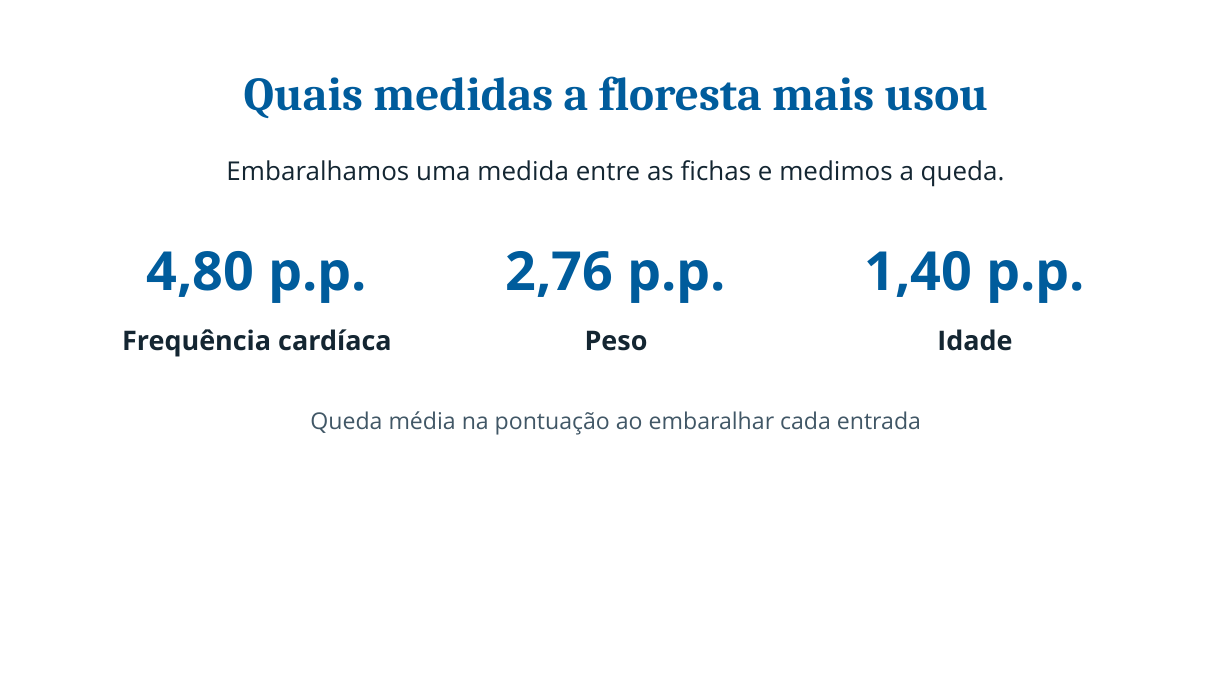
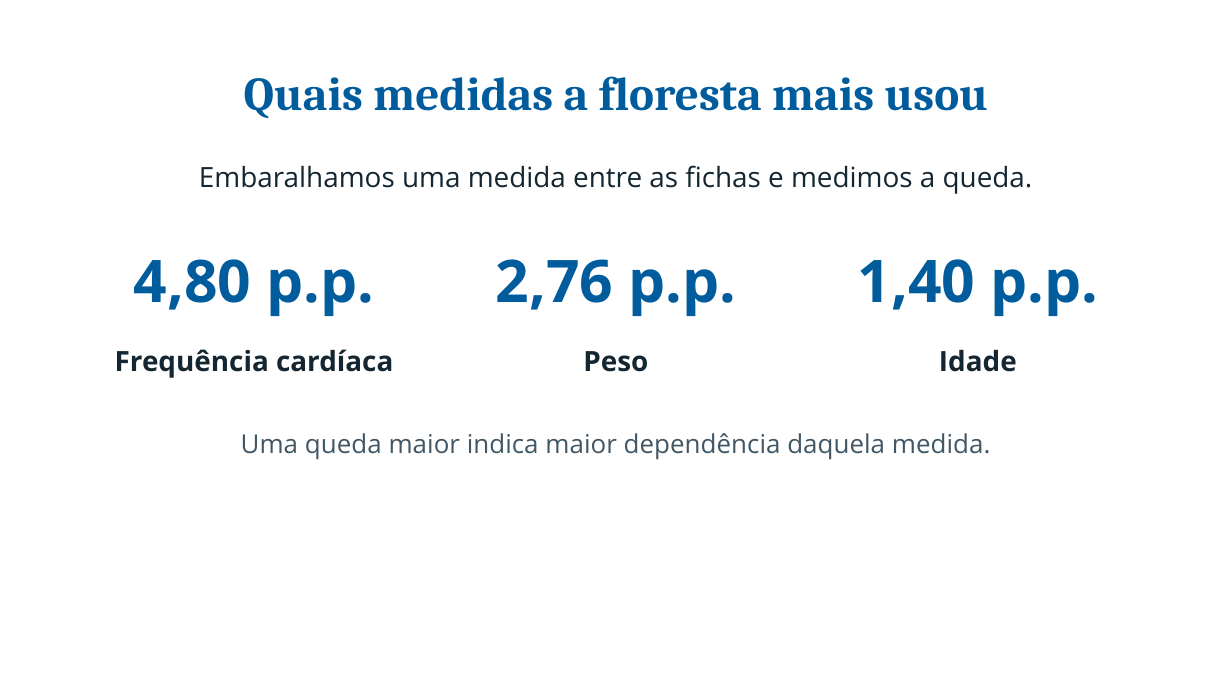
Before and after one commit to pedroafm06/Data-Mining, a slide deck: slide 13 of presentation/a2_inf/output/Apresentacao_A2_INF.pptx (slide 12 before the commit). Drawn at 1232x693 pixels with LibreOffice and Linux fonts; fonts in the diff are those of the drawing; background and template pictures are left out. Boxes give left, top, right and bottom in pixels: in the first picture for what was removed or moved away, otherwise in the second. Text is boxed around its words. In the diff, an @@ line names an element or a change of style, - is before the commit and + after.

```diff
--- a/presentation/a2_inf/output/Apresentacao_A2_INF.pptx
+++ b/presentation/a2_inf/output/Apresentacao_A2_INF.pptx
@@ text "Embaralhamos uma medida entre as ..." at box(199, 165, 1033, 194): size 20.2 to 21.8 pt @@
@@ size 42 to 45.8 pt in 3 elements at box(496, 259, 736, 316), box(858, 259, 1098, 316), box(134, 259, 375, 316) @@
@@ text "4,80 p.p.": place and size @@
-text "4,80 p.p." at box(147, 251, 367, 303)
+text "4,80 p.p." at box(134, 259, 375, 316)
@@ text "2,76 p.p.": place and size @@
-text "2,76 p.p." at box(506, 251, 726, 303)
+text "2,76 p.p." at box(496, 259, 736, 316)
@@ text "1,40 p.p.": place and size @@
-text "1,40 p.p." at box(865, 251, 1085, 303)
+text "1,40 p.p." at box(858, 259, 1098, 316)
@@ size 21 to 21.8 pt in 3 elements at box(583, 351, 648, 372), box(939, 349, 1017, 372), box(115, 349, 393, 378) @@
@@ text "Frequência cardíaca": place and size @@
-text "Frequência cardíaca" at box(122, 329, 391, 357)
+text "Frequência cardíaca" at box(115, 349, 393, 378)
@@ text "Peso": place and size @@
-text "Peso" at box(585, 330, 648, 351)
+text "Peso" at box(583, 351, 648, 372)
@@ text "Idade": place and size @@
-text "Idade" at box(937, 329, 1012, 351)
+text "Idade" at box(939, 349, 1017, 372)
@@ text at box(241, 433, 991, 460): text changed; size 18 to 20.2 pt @@
-Queda média na pontuação ao embaralhar cada entrada
+Uma queda maior indica maior dependência daquela medida.
```
Also in this commit, not shown: 6 other slides changed, 9 slides added, 9 slides removed, 25 other files.
